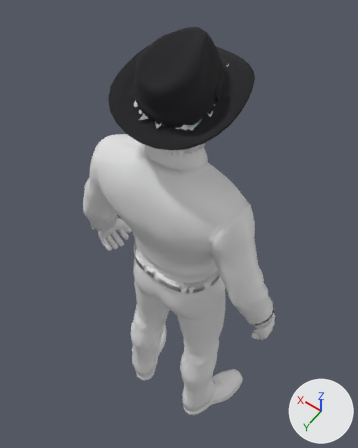
Renders of the Blender file ASSETS/MODELS/fit/HAT_CUT_MALE.blend from each side of a commit.
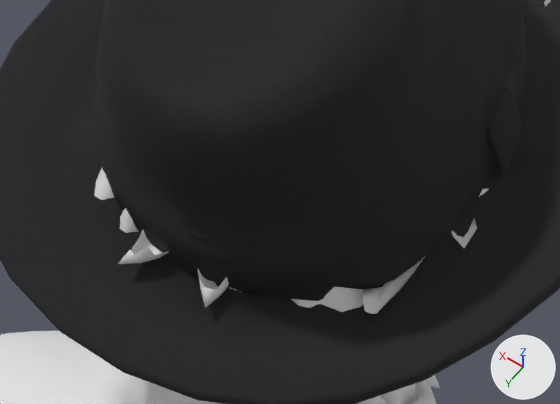
Each version is shown whole from a 50 mm lens placed at (-0.299, 0.426, 1.327), pointed at (0.048, -0.061, 0.562), then close up on the part from 32% to 64% of the width and 15% to 33% of the height. The lights are fixed; the arrows at lower right show +X, +Y and +Z. The last two pictures show the newer version.

Names of what the first close-up shows: 'Body_Hair_Hat', 'Outfit_Hat', 'Outfit_Shirt' and 1 more.
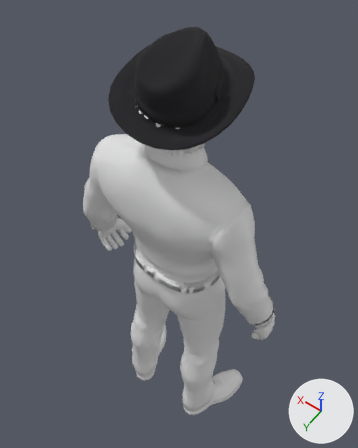
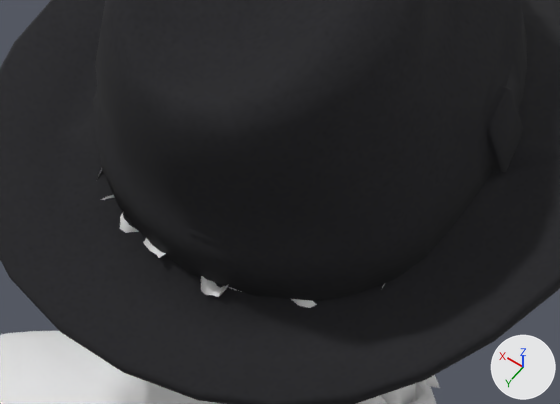
Changed parts and their boxes [x1, y1, x2, y2] in the close-ups (560 x 404 px):
'Body_Hair_Hat', reshaped (mostly hidden): before [94, 0, 551, 404]; after [97, 168, 440, 404]
part 1 of me_body_hair_001, deleted (mostly hidden): before [94, 0, 551, 314]

Patch to the scene script:
```diff
--- a/ASSETS/MODELS/fit/HAT_CUT_MALE.blend.py
+++ b/ASSETS/MODELS/fit/HAT_CUT_MALE.blend.py
@@ me_body_hair_001 @@
 # used by ob_body_hair_hat; location = (0.0, 0.0, 0.0)
-me_body_hair_001.from_pydata(...)  # 3038 vertices, 5916 faces; spans x -0.0652..0.0623, y -0.0671..0.0686, z 0.8706..0.9521
+me_body_hair_001.from_pydata(...)  # 2846 vertices, 5540 faces; spans x -0.0628..0.0623, y -0.0657..0.0681, z 0.8706..0.9458
+# me_body_hair_001 part 1
+# 184 vertices are removed from x -0.0652..0.0535, y -0.0671..0.0686, z 0.9258..0.9521
+# 369 faces are deleted
+# other edits to the shape of me_body_hair_001 do not show in these pictures
```
